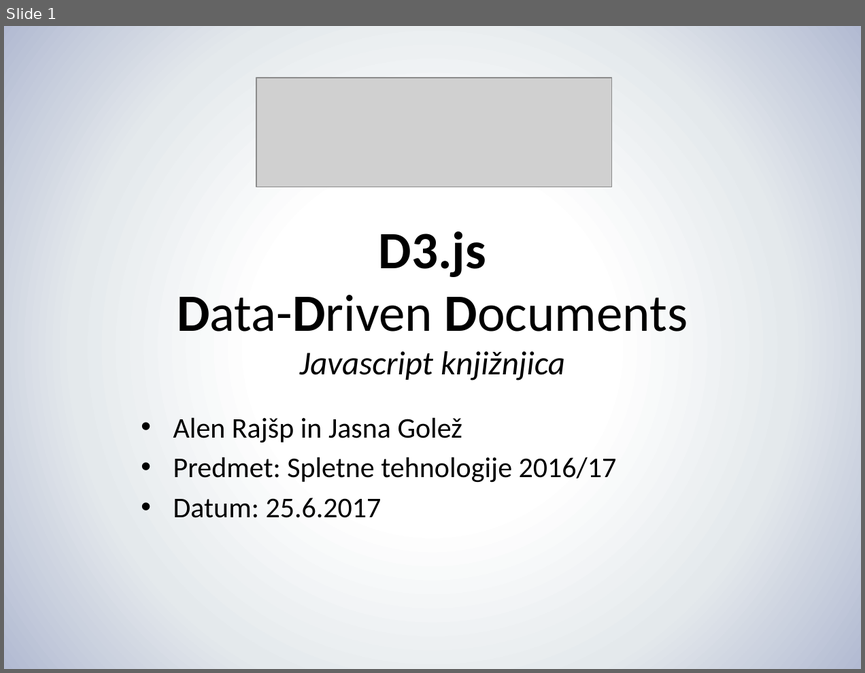
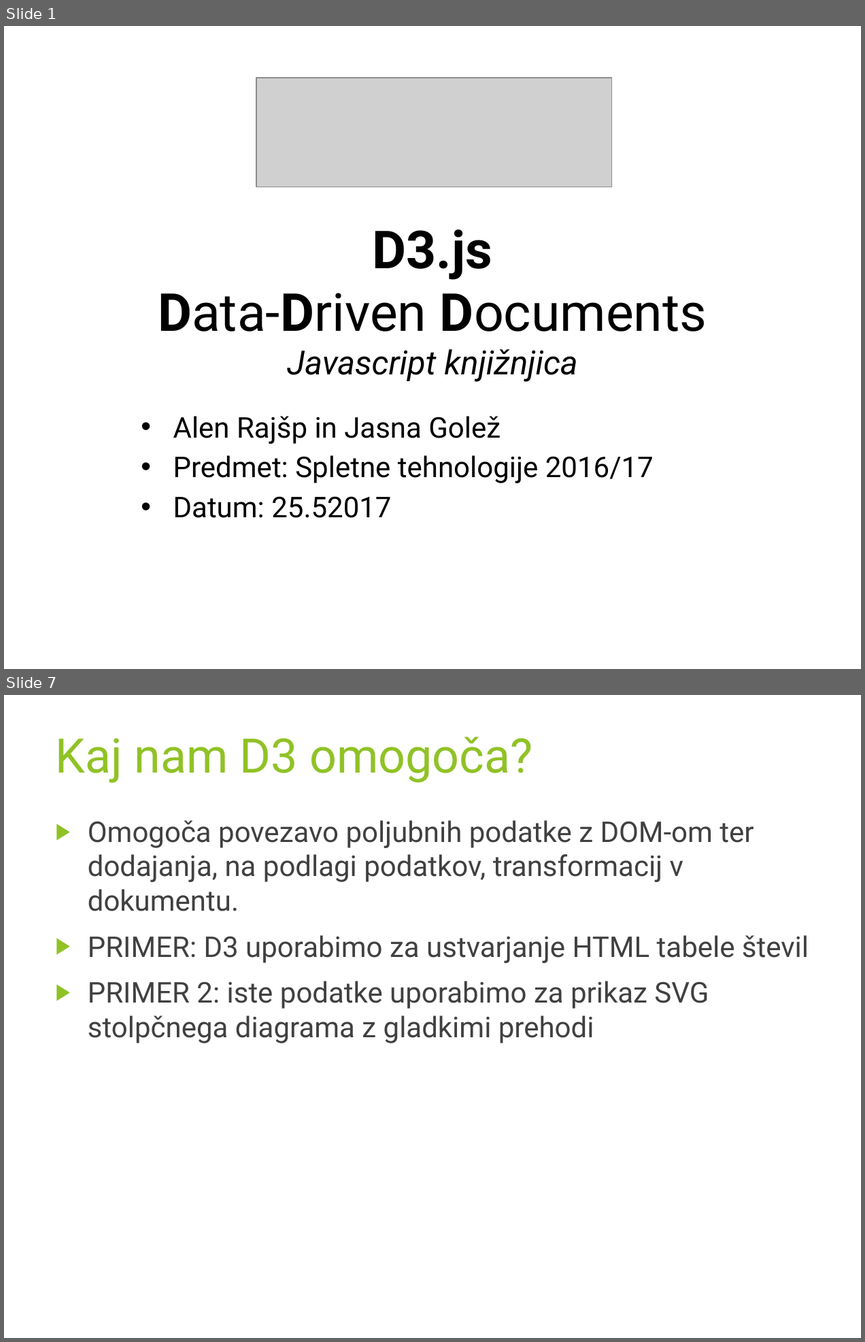
Before and after one commit to jasna19/GremoVun, a slide deck: D3/D3 Presentation/D3_Rajšp_Golež.pptx. Shown one above the other, each under a label of ours: slide 1 before the commit, slides 1 and 7 after it; the slides between them are not shown. The pictures are 865x673 and 865x1342 pixels, drawn with LibreOffice and Linux fonts; fonts in the diff are those of the drawing; grey boxes stand for pictures. Boxes give left, top, right and bottom in pixels: in the first picture for what was removed or moved away, otherwise in the second. Text is boxed around its words. In the diff, an @@ line names an element or a change of style, - is before the commit and + after.

```diff
--- a/D3/D3 Presentation/D3_Rajšp_Golež.pptx
+++ b/D3/D3 Presentation/D3_Rajšp_Golež.pptx
@@ slide 7 added at <box>4,695,861,1338</box>, background #FFFFFF @@
@@ title added at <box>56,736,532,783</box>, 40 pt, text #90C226 @@
+Kaj nam D3 omogoča?
@@ text added at <box>88,820,808,1043</box>, 24 pt, text #404040 @@
+▶ Omogoča povezavo poljubnih podatke z DOM-om ter dodajanja, na podlagi podatkov, transformacij v dokumentu.
+▶ PRIMER: D3 uporabimo za ustvarjanje HTML tabele števil
+▶ PRIMER 2: iste podatke uporabimo za prikaz SVG stolpčnega diagrama z gladkimi prehodi
@@ slide 1 changed as well @@
@@ background gradient #FFFFFF to #E4E9EC to #B2BAD2 to #FFFFFF @@
@@ text "D3.js" at <box>158,229,706,382</box>: font Calibri to Roboto @@
@@ text at <box>173,416,653,483</box>: font Calibri to Roboto in "Alen Rajšp in Jasna Golež", "Predmet: Spletne tehnologije 2016/17" @@
@@ text at <box>173,496,391,518</box>: text changed; font Calibri to Roboto @@
-• Datum: 25.6.2017
+• Datum: 25.52017
```
Also in this commit, not shown: 6 other slides changed, 8 other slides added, 5 slides removed.
